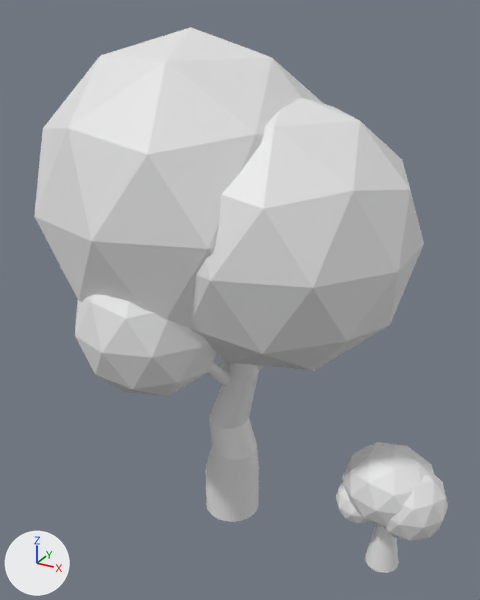
Two versions of the Blender file tree.blend, one commit apart.
Before and after are seen from a 50 mm camera at (12.7, -31.1, 30.7) aimed at (-4.2, -0.2, 15.3). Lighting does not change. The marker at lower left points along +X, +Y and +Z. The first picture is the older version.
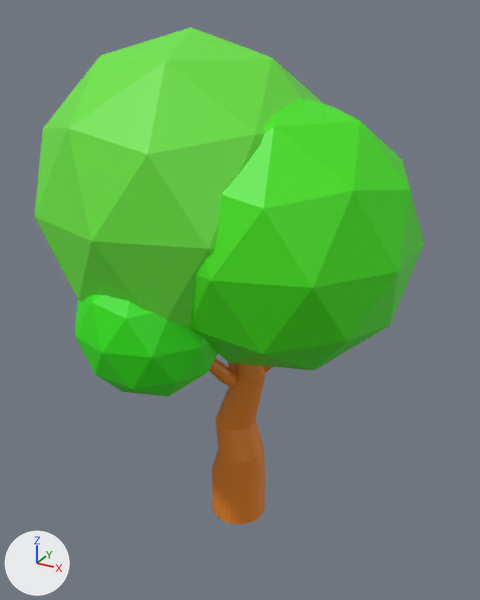
What the commit changed:
Material 'Material.002' (mat_material_002) is new.
Its base color is (0.0317, 0.8, 0.00332) (green #32e70b).
Material 'Material.001' (mat_material_001) is new.
Its base color is (0.148, 0.8, 0.0485) (green #6be73e).
Material 'Material' (mat_material) is new.
Its base color is (0.0611, 0.8, 0.00522) (green #46e710).
Material 'Material.003' (mat_material_003) is new.
Its base color is (0.8, 0.228, 0.0144) (orange #e78320).
me_cylinder_003 is used by ob_cylinder_001; location (-4.91, 0.0, 1.55); scale (1.76, 1.76, 1.48).
me_cylinder_003 had 192 vertices, 162 faces and spanned x -1.0..1.12, y -1.0..1.0, z -1.0..9.11.
me_cylinder_003 now has 640 vertices, 520 faces and spans x -2.64..3.81, y -3.58..1.34, z -1.0..10.61.
me_cylinder_003 part 1: a new loose piece of 160 vertices spanning x -2.48..0.55, y -3.58..0.08, z 5.25..10.61, in mat_material_003 (orange #e78320).
me_cylinder_003 part 2: a new loose piece of 128 vertices spanning x -2.64..0.4, y -0.25..1.34, z 5.38..10.36, in mat_material_003 (orange #e78320).
me_cylinder_003 part 3: 162 faces spanning x -1.0..1.12, y -1.0..1.0, z -1.0..9.11 switch from no material to mat_material_003 (orange #e78320).
Other edits to the shape of me_cylinder_003 do not show in these pictures.
me_icosphere_003 has 42 vertices, 80 faces and spans x -0.95..0.95, y -1.0..1.0, z -1.0..1.0.
me_icosphere_003 gains material mat_material (green #46e710).
me_icosphere_004 has 42 vertices, 80 faces and spans x -0.95..0.95, y -1.0..1.0, z -1.0..1.0.
me_icosphere_004 gains material mat_material_001 (green #6be73e).
me_icosphere_001 has 42 vertices, 80 faces and spans x -0.95..0.95, y -1.0..1.0, z -1.0..1.0.
me_icosphere_001 gains material mat_material_002 (green #32e70b).
Object 'tree' (ob_tree) is deleted.
Object 'Cylinder.001' (ob_cylinder_001) moves from (-4.91, 0.0, 1.55) to (-4.44, 0.0, 1.55).
Object 'Cylinder.002' (ob_cylinder_002) is deleted.
Object 'Cylinder.003' (ob_cylinder_003) is deleted.

Pixel boxes (x1, y1, x2, y2) of what changed, in the pictures (480 x 600 px):
'Icosphere.001', recoloured (white to green)
    both: (34, 27, 324, 327)
'Icosphere', recoloured (white to green)
    both: (189, 98, 424, 370)
'Icosphere.002', recoloured (white to green)
    both: (75, 295, 218, 397)
'tree', deleted
    before: (336, 442, 448, 573)
'Cylinder.001', reshaped, moved
    before: (206, 363, 259, 522)
    after: (209, 358, 272, 524)
'Cylinder.003', deleted
    before: (207, 360, 229, 386)
'Cylinder.002', deleted (mostly hidden)
    before: (219, 355, 229, 369)
part 1 of me_cylinder_003, added (orange)
    after: (209, 358, 236, 388)
part 2 of me_cylinder_003, added (mostly hidden)
    after: (227, 361, 236, 371)
part 3 of me_cylinder_003, recoloured (white to orange)
    before: (206, 363, 259, 522)
    after: (212, 363, 266, 524)
